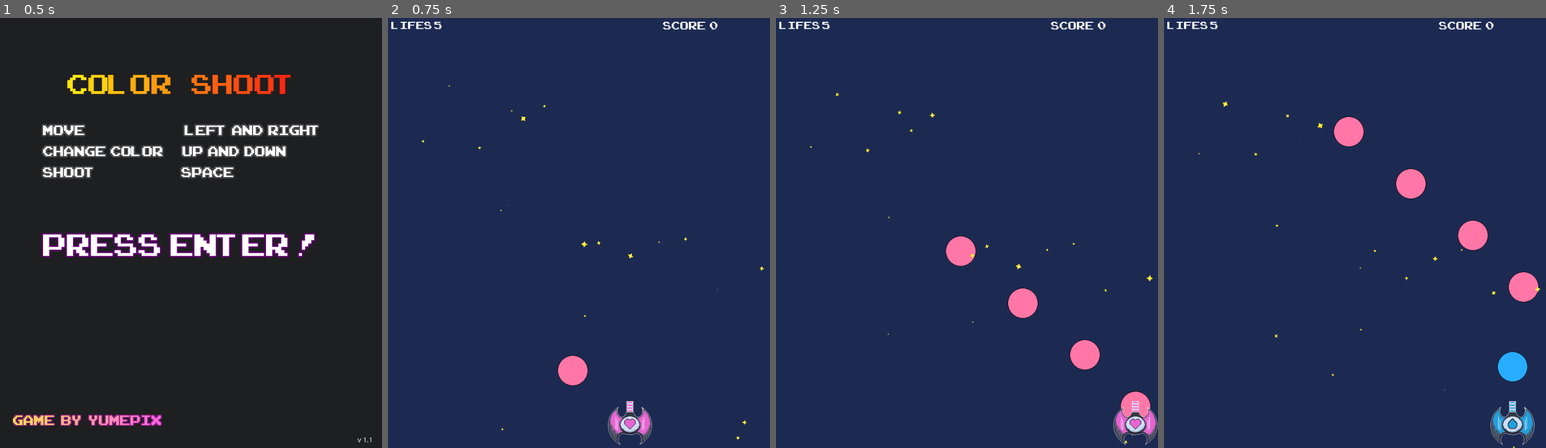
Above: before the commit, frames 1-4 (left to right).
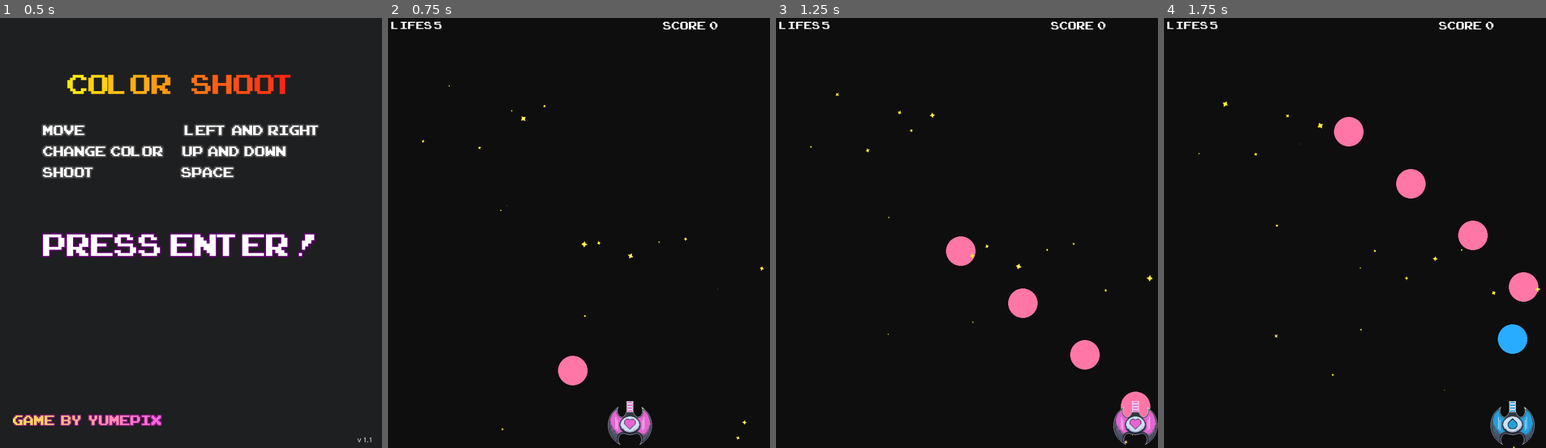
Above: after the commit, the same moments.

Repository: Yumemocchi/ColorShoot
Game: Godot game, scene res://Screens/StartScreen.tscn
Two runs of this game, one before a commit and one after it. Both use one fixed random seed, a clock stepped at 60 frames per second and the inputs below.
Inputs:
- Up to frame 1 (0.5 s): no input
- Up to frame 2 (0.75 s): tap Enter (start) at 0.5, 0.6 s; hold Right (ui_right) from 0.53 s (still down); hold Keypad Enter (ui_accept) from 0.53 s (still down)
- Up to frame 3 (1.25 s): keep holding Right (ui_right); keep holding Keypad Enter (ui_accept)
- Up to frame 4 (1.75 s): release Right (ui_right) at 1.28 s; release Keypad Enter (ui_accept) at 1.28 s; hold Down (ui_down) from 1.28 s (still down); tap Keypad Enter (ui_accept) at 1.35, 1.52 s; tap Enter (start) at 1.55 s

Frame 1 is identical in both runs. In frame 2, 99% of the frame differs, in the area x 0-100%, y 0-100%; in frame 3, 98%; in frame 4, 97%.

Commit message:
correction tween

Diff:
--- a/Global.gd
+++ b/Global.gd
@@ -8,7 +8,7 @@
 onready var tab_bricks = [0,0,0,0,0,0,0,0]
 onready var life = 5
 onready var shake_screen = false
-onready var is_changing_ship: bool = false
+
 
 
 func play_boum()-> void:
--- a/Screens/MainScene.gd
+++ b/Screens/MainScene.gd
@@ -27,7 +27,7 @@
 	add_child(brick)
 
 func check_fire():
-	if (Input.is_action_pressed("ui_accept") and can_fire == true and Global.is_changing_ship == false):
+	if (Input.is_action_pressed("ui_accept") and can_fire == true):
 		can_fire = false
 		var bullet = OBJ_BULLET.instance()
 		bullet.change_color_bullet(Global.current_color)
--- a/Screens/MainScene.tscn
+++ b/Screens/MainScene.tscn
@@ -1,9 +1,8 @@
-[gd_scene load_steps=12 format=2]
+[gd_scene load_steps=11 format=2]
 
 [ext_resource path="res://Screens/L_Life.gd" type="Script" id=1]
 [ext_resource path="res://Screens/Camera2D.gd" type="Script" id=2]
 [ext_resource path="res://Screens/L_Score.gd" type="Script" id=3]
-[ext_resource path="res://Assets/background.png" type="Texture" id=4]
 [ext_resource path="res://Environment/Wall.tscn" type="PackedScene" id=5]
 [ext_resource path="res://Environment/Starfield.tscn" type="PackedScene" id=6]
 [ext_resource path="res://Ship/Ship.tscn" type="PackedScene" id=7]
@@ -22,10 +21,15 @@
 position = Vector2( 1, 0 )
 script = ExtResource( 8 )
 
-[node name="S_Background" type="Sprite" parent="."]
-position = Vector2( 400.54, 461.339 )
-scale = Vector2( 1.15614, 1.11479 )
-texture = ExtResource( 4 )
+[node name="S_Background" type="ColorRect" parent="."]
+margin_left = -115.0
+margin_top = -101.0
+margin_right = 911.0
+margin_bottom = 1016.0
+color = Color( 0.0627451, 0.0588235, 0.0588235, 1 )
+__meta__ = {
+"_edit_use_anchors_": false
+}
 
 [node name="Starfield" parent="." instance=ExtResource( 6 )]
 position = Vector2( 400, 450 )
@@ -34,6 +38,7 @@
 position = Vector2( 386.681, 850 )
 
 [node name="Wall" parent="." instance=ExtResource( 5 )]
+visible = false
 
 [node name="L_Score" type="Label" parent="."]
 margin_left = 576.0
--- a/Ship/Ship.gd
+++ b/Ship/Ship.gd
@@ -3,28 +3,29 @@
 # Declare member variables here. Examples:
 export var speed: float = 600
 var velocity: Vector2 = Vector2()
-
+var is_changing_ship: bool = false
 
 
 func get_input():
 	velocity.x = int(Input.is_action_pressed("ui_right")) - int(Input.is_action_pressed("ui_left"))
 
-	if Input.is_action_just_pressed("ui_up") and !Global.is_changing_ship:
-		Global.is_changing_ship = true
+	if Input.is_action_just_pressed("ui_up") and !is_changing_ship:
+		is_changing_ship = true
 		switch_color()
 		$ShipSprite.frame = Global.current_color
 		$Tween.interpolate_property(self, "scale", Vector2(1.5,1.5), Vector2(1,1) , 0.2, Tween.CONNECT_ONESHOT,Tween.EASE_IN_OUT,0.0)
 		$Tween.start()
-		Global.is_changing_ship = false
+		yield($Tween,"tween_completed")
+		is_changing_ship = false
 
-	if Input.is_action_just_pressed("ui_down") and !Global.is_changing_ship:
-		Global.is_changing_ship = true
+	if Input.is_action_just_pressed("ui_down") and !is_changing_ship:
+		is_changing_ship = true
 		back_color()
 		$ShipSprite.frame = Global.current_color
 		$Tween.interpolate_property(self, "scale", Vector2(1.5,1.5), Vector2(1,1) , 0.2, Tween.CONNECT_ONESHOT,Tween.EASE_IN_OUT,0.0)
 		$Tween.start()
 		yield($Tween,"tween_completed")
-		Global.is_changing_ship = false
+		is_changing_ship = false
 
 #	if Input.is_action_just_pressed("ui_up") and !is_in_rotation:
 #		is_in_rotation = true
